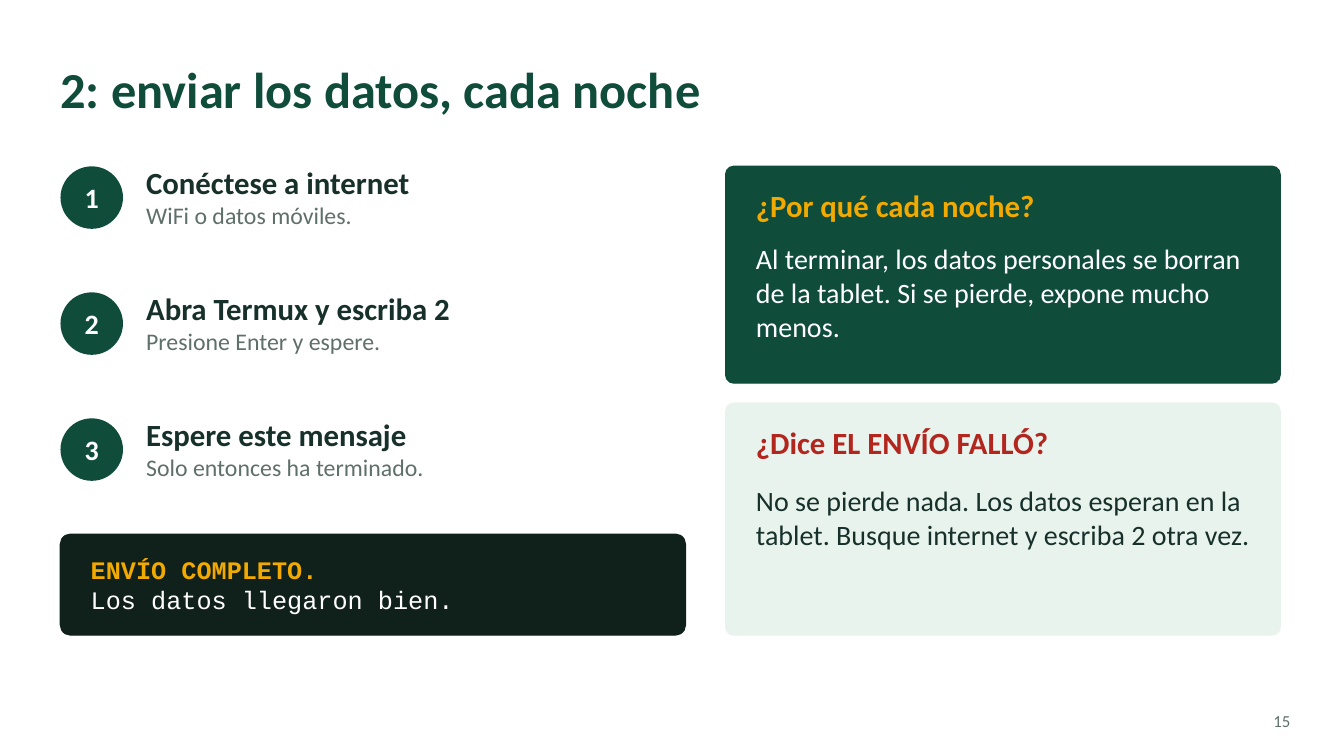
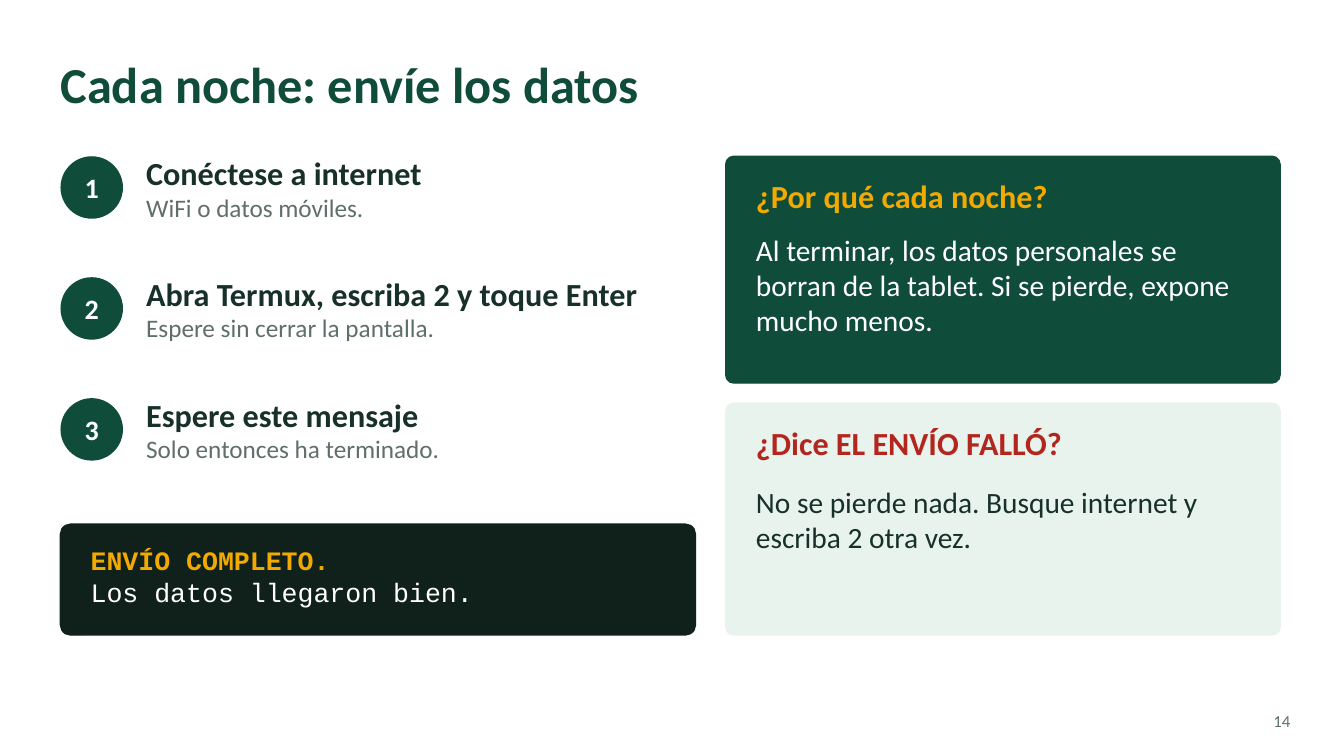
Before and after one commit to CecileRichetta/survey_offline_Colombia, a slide deck: slide 14 of offline/capacitacion/C4P_capacitacion_tablet.pptx (slide 15 before the commit). Drawn at 1344x756 pixels with LibreOffice and Linux fonts; fonts in the diff are those of the drawing. Boxes give left, top, right and bottom in pixels: in the first picture for what was removed or moved away, otherwise in the second. Text is boxed around its words. In the diff, an @@ line names an element or a change of style, - is before the commit and + after.

```diff
--- a/offline/capacitacion/C4P_capacitacion_tablet.pptx
+++ b/offline/capacitacion/C4P_capacitacion_tablet.pptx
@@ title at (60, 67, 639, 104): text changed @@
-2: enviar los datos, cada noche
+Cada noche: envíe los datos
@@ ellipse "1": place and size @@
-ellipse "1" at (60, 166, 123, 229)
+ellipse "1" at (60, 156, 123, 219)
@@ text "Conéctese a internet": place and size @@
-text "Conéctese a internet" at (146, 172, 409, 224)
+text "Conéctese a internet" at (146, 162, 422, 217)
@@ text "Conéctese a internet" at (146, 162, 422, 217): size 22 to 23 pt in "Conéctese a internet"; size 17 to 18 pt in "WiFi o datos móviles." @@
@@ rounded rectangle: place and size @@
-rounded rectangle at (726, 166, 1280, 383)
+rounded rectangle at (726, 156, 1280, 383)
@@ rounded rectangle at (726, 156, 1280, 383): proportions changed @@
@@ text "¿Por qué cada noche?" at (756, 185, 1047, 214): size 22 to 23 pt @@
@@ text "¿Por qué cada noche?": place and size @@
-text "¿Por qué cada noche?" at (756, 195, 1034, 222)
+text "¿Por qué cada noche?" at (756, 185, 1047, 214)
@@ text "Al terminar, los datos personales ...": place and size @@
-text "Al terminar, los datos personales ..." at (756, 249, 1241, 337)
+text "Al terminar, los datos personales ..." at (756, 240, 1229, 332)
@@ text "Al terminar, los datos personales ..." at (756, 240, 1229, 332): size 20 to 21 pt @@
@@ ellipse "2": place and size @@
-ellipse "2" at (60, 292, 123, 355)
+ellipse "2" at (60, 277, 123, 340)
@@ text at (146, 283, 637, 341): text changed; size 17 to 23 pt; text colour #5F6F6A to #17302A; bold on @@
-Abra Termux y escriba 2
-Presione Enter y espere.
+Abra Termux, escriba 2 y toque Enter
+Espere sin cerrar la pantalla.
@@ ellipse "3": place and size @@
-ellipse "3" at (60, 418, 123, 481)
+ellipse "3" at (60, 398, 123, 461)
@@ text "Espere este mensaje": place and size @@
-text "Espere este mensaje" at (146, 424, 423, 476)
+text "Espere este mensaje" at (146, 404, 439, 458)
@@ text "Espere este mensaje" at (146, 404, 439, 458): size 22 to 23 pt in "Espere este mensaje"; size 17 to 18 pt in "Solo entonces ha terminado." @@
@@ text "¿Dice EL ENVÍO FALLÓ?" at (756, 428, 1062, 461): size 22 to 23 pt @@
@@ text at (756, 492, 1197, 548): text changed; size 20 to 21 pt @@
-No se pierde nada. Los datos esperan en la tablet. Busque internet y escriba 2 otra vez.
+No se pierde nada. Busque internet y escriba 2 otra vez.
@@ rounded rectangle at (60, 524, 696, 635): proportions changed @@
@@ rounded rectangle: place and size @@
-rounded rectangle at (60, 534, 686, 635)
+rounded rectangle at (60, 524, 696, 635)
@@ text "ENVÍO COMPLETO.": place and size @@
-text "ENVÍO COMPLETO." at (91, 561, 454, 615)
+text "ENVÍO COMPLETO." at (91, 552, 473, 608)
@@ text "ENVÍO COMPLETO." at (91, 552, 473, 608): size 18 to 19 pt @@
@@ page number at (1273, 716, 1290, 727): text changed @@
-15
+14
```
Also in this commit, not shown: 7 other slides changed, 9 slides added, 12 slides removed, 10 other files.
